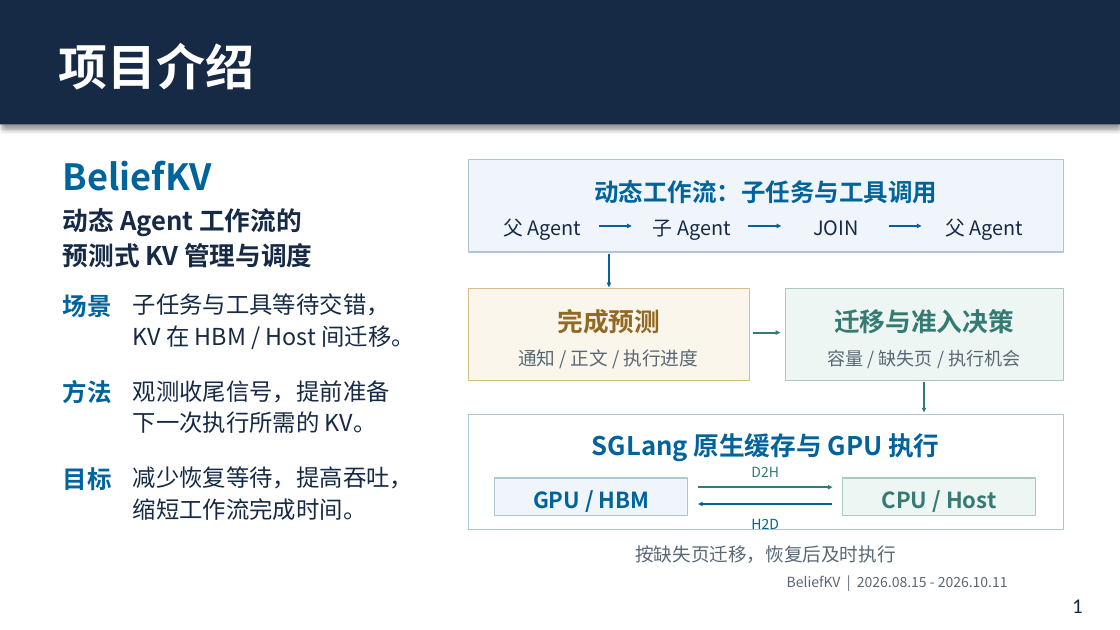
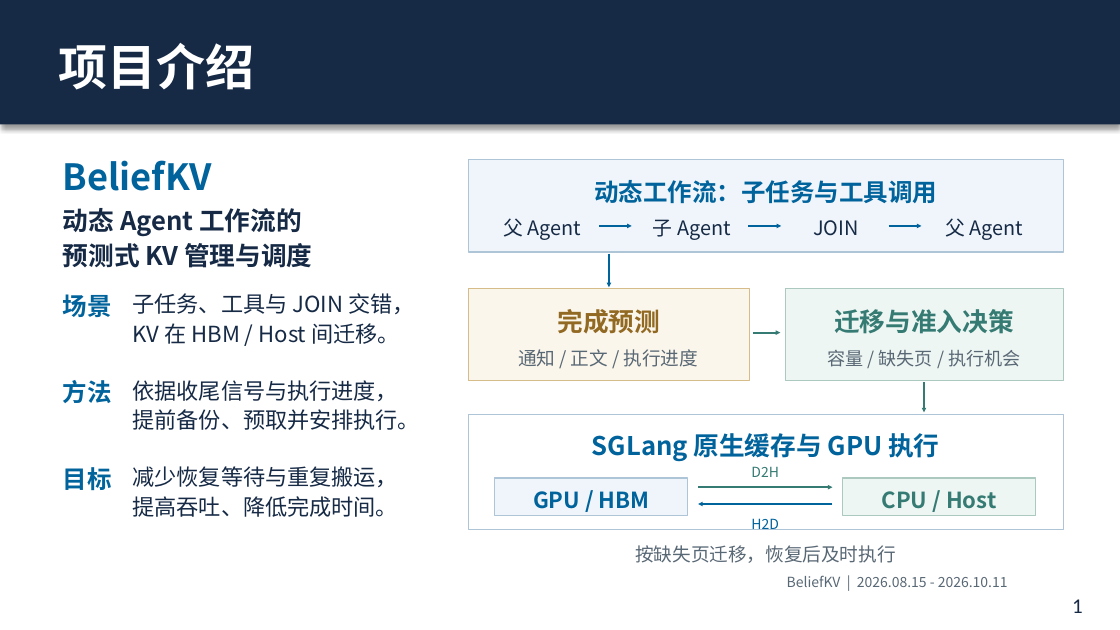
Before and after one commit to SJTU-DDST/BeliefKV, a slide deck: slide 1 of docs/reports/2026-10/BeliefKV_月度汇报_20261011.pptx. Drawn at 1120x630 pixels with LibreOffice and Linux fonts; fonts in the diff are those of the drawing; background and template pictures are left out. Boxes give left, top, right and bottom in pixels: in the first picture for what was removed or moved away, otherwise in the second. Text is boxed around its words. In the diff, an @@ line names an element or a change of style, - is before the commit and + after.

```diff
--- a/docs/reports/2026-10/BeliefKV_月度汇报_20261011.pptx
+++ b/docs/reports/2026-10/BeliefKV_月度汇报_20261011.pptx
@@ text at (x1=133, y1=293, x2=414, y2=314): text changed; size 20 to 19 pt @@
-子任务与工具等待交错，
+子任务、工具与 JOIN 交错，
@@ text at (x1=133, y1=323, x2=399, y2=344): size 20 to 19 pt in "KV 在 HBM / Host 间迁移。" @@
@@ text at (x1=133, y1=380, x2=420, y2=430): text changed; size 20 to 19 pt @@
-观测收尾信号，提前准备
-下一次执行所需的 KV。
+依据收尾信号与执行进度，
+提前备份、预取并安排执行。
@@ text at (x1=133, y1=466, x2=398, y2=517): text changed; size 20 to 19 pt @@
-减少恢复等待，提高吞吐，
-缩短工作流完成时间。
+减少恢复等待与重复搬运，
+提高吞吐、降低完成时间。
```
Also in this commit, not shown: 2 other slides changed, 2 slides added, 4 other files.
